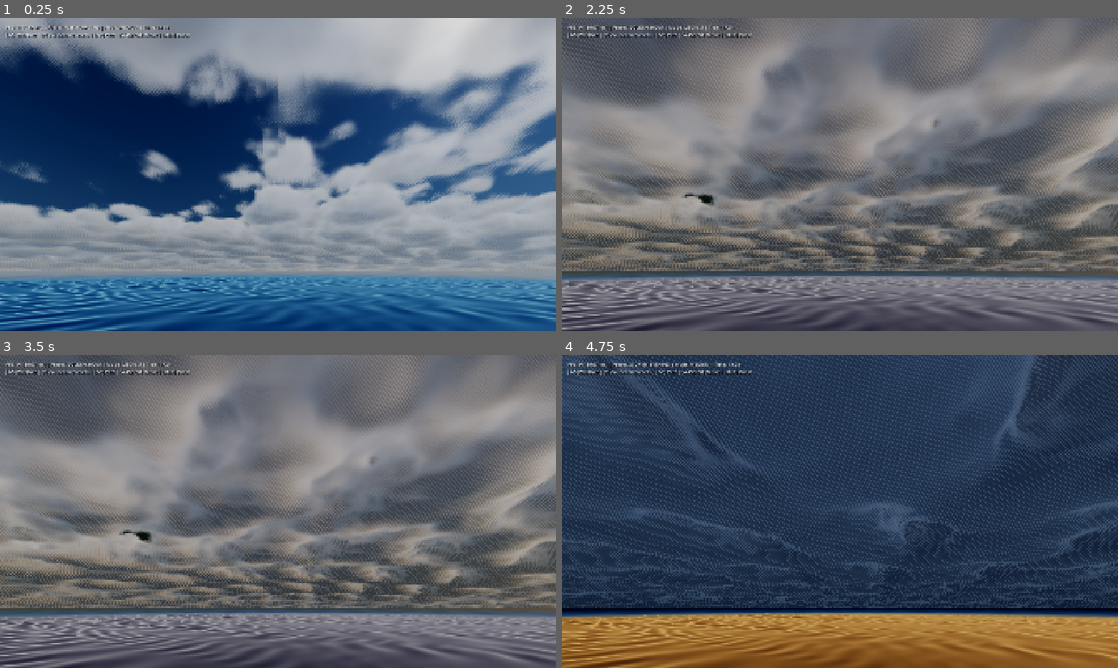
Above: before the commit, frames 1-4 (two rows, left to right).
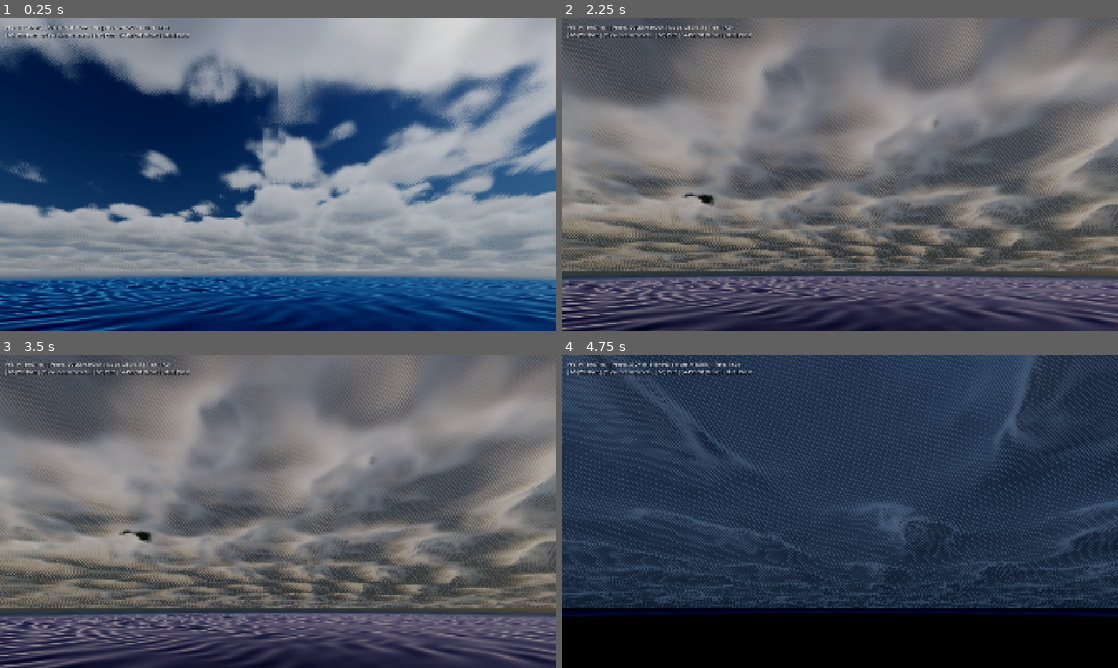
Above: after the commit, the same moments.

Repository: rlsl0422/godot-simple-sky
Game: Godot game, scene res://scenes/main_showcase.tscn
Same seed, same stepped clock (60 frames per second), same inputs: the game is played once before the commit and once after it.
Inputs (mouse positions are in pixels of both pictures, inside the frame that each line leads up to):
- Up to frame 1 (0.25 s): no input
- Up to frame 2 (2.25 s): tap Enter at 0.5 s; move the mouse to (962, 158) at 0.52 s; hold D 0.53-1.25 s; tap 1 at 0.6 s; click (962, 158) at 0.67 s; tap Space at 0.77 s; drag from (728, 190) to (812, 237) at 1.27 s; move the mouse to (895, 105) at 2.02 s; hold D from 2.03 s (still down); tap 3 at 2.1 s
- Up to frame 3 (3.5 s): release D at 2.75 s; drag from (250, 574) to (111, 464) at 2.77 s
- Up to frame 4 (4.75 s): move the mouse to (1006, 558) at 3.52 s; hold A 3.53-4.25 s; tap 5 at 3.6 s; tap Space at 3.77 s; drag from (673, 464) to (756, 433) at 4.27 s

The runs differ from the first frame. In frame 1, 17% of the frame differs, in the area x 0-100%, y 82-100%; in frame 2, 18%; in frame 3, 18%; in frame 4, 18%, in the area x 0-100%, y 81-100%.

Commit message:
fix(ocean): 24h astronomical physical ocean color model, resolve 2:30am golden sea bug, and deepen daytime ocean color

Diff:
--- a/scenes/main_showcase.tscn
+++ b/scenes/main_showcase.tscn
@@ -23,7 +23,7 @@
 shader_parameter/mie_strength = 1.2
 shader_parameter/ozone_strength = 1.2
 shader_parameter/ground_color = Color(0.18, 0.22, 0.2, 1)
-shader_parameter/deep_water_color = Color(0.012, 0.08, 0.22, 1)
+shader_parameter/deep_water_color = Color(0.004, 0.026, 0.085, 1)
 shader_parameter/clouds_enabled = true
 shader_parameter/base_noise_tex = ExtResource("2_owdof")
 shader_parameter/detail_noise_tex = ExtResource("3_fkctd")
@@ -80,8 +80,8 @@
 shader_parameter/wave_speed = 1.8
 shader_parameter/wave_steepness = 0.72
 shader_parameter/primary_wind_dir = Vector2(0.9063078, 0.42261827)
-shader_parameter/deep_water_color = Color(0.012, 0.08, 0.22, 1)
-shader_parameter/shallow_water_color = Color(0.04, 0.32, 0.48, 1)
+shader_parameter/deep_water_color = Color(0.003, 0.022, 0.075, 1)
+shader_parameter/shallow_water_color = Color(0.015, 0.12, 0.18, 1)
 shader_parameter/sss_color = Color(0.03, 0.28, 0.32, 1)
 shader_parameter/sss_intensity = 1.1
 shader_parameter/water_clarity = 15.0
@@ -96,8 +96,8 @@
 shader_parameter/sun_direction = Vector3(0.6087615, 0.7760167, -0.16494745)
 shader_parameter/sun_color = Color(1, 0.95, 0.88, 1)
 shader_parameter/sun_intensity = 10.0
-shader_parameter/sky_ambient_color = Color(0.06, 0.22, 0.52, 1)
-shader_parameter/sky_horizon_color = Color(0.26, 0.52, 0.76, 1)
+shader_parameter/sky_ambient_color = Color(0.035, 0.12, 0.35, 1)
+shader_parameter/sky_horizon_color = Color(0.14, 0.34, 0.58, 1)
 shader_parameter/fade_inner_radius = 1400.0
 shader_parameter/fade_outer_radius = 2400.0
 shader_parameter/custom_time = 353.461
--- a/scripts/atmosphere_cloud_controller.gd
+++ b/scripts/atmosphere_cloud_controller.gd
@@ -169,9 +169,12 @@
 @export var animate_time: bool = true
 @export_range(0.0, 10.0, 0.1) var time_progression_speed: float = 0.05 ## Hours per real-time minute
 
-# Internal references
+# Internal references & dynamic lighting state
 var _sky_material: ShaderMaterial
 var _current_sun_direction: Vector3 = Vector3(0.0, 0.5, -0.866)
+var current_sun_direction: Vector3 = Vector3(0.0, 0.5, -0.866)
+var current_sun_color: Color = Color(1.0, 0.96, 0.90)
+var current_sun_energy: float = 24.0
 
 func _ready() -> void:
 	_setup_materials_and_textures()
@@ -262,6 +265,10 @@
 		# Night: Moon/starlight ambient
 		dynamic_sun_color = Color(0.15, 0.22, 0.35)
 		dynamic_energy = 0.5
+
+	current_sun_direction = _current_sun_direction
+	current_sun_color = dynamic_sun_color
+	current_sun_energy = dynamic_energy
 
 	_update_material_uniform("sun_direction", _current_sun_direction)
 	_update_material_uniform("sun_color", Vector3(dynamic_sun_color.r, dynamic_sun_color.g, dynamic_sun_color.b))
--- a/scripts/benchmark_harness.gd
+++ b/scripts/benchmark_harness.gd
@@ -21,11 +21,29 @@
 var _cov_step_idx: int = 0
 var _cov_step_frames: int = 0
 
+var _is_time_test: bool = false
+var _time_test_steps: Array[Dictionary] = [
+	{"time": 0.0, "name": "time_00h_midnight.png", "desc": "00:00 Midnight (Deep Navy Sea)"},
+	{"time": 2.55, "name": "time_02h30_user_reported.png", "desc": "02:33 Deep Night (User Reported Bug Fixed)"},
+	{"time": 4.0, "name": "time_04h_dawn.png", "desc": "04:00 Dawn Twilight (Astronomical Dusk)"},
+	{"time": 8.0, "name": "time_08h_morning.png", "desc": "08:00 Morning (Vibrant Azure Ocean)"},
+	{"time": 12.0, "name": "time_12h_noon.png", "desc": "12:00 Solar Noon (Deep Ultramarine/Navy Ocean)"},
+	{"time": 16.0, "name": "time_16h_afternoon.png", "desc": "16:00 Afternoon (Deep Sapphire Ocean & Sun Glitter)"},
+	{"time": 18.0, "name": "time_18h_sunset.png", "desc": "18:00 Golden Sunset (Warm Amber Specular Lane)"},
+	{"time": 20.0, "name": "time_20h_dusk.png", "desc": "20:00 Dusk Twilight (Evening Post-Sunset)"}
+]
+var _time_step_idx: int = 0
+var _time_step_frames: int = 0
+
 func _ready() -> void:
 	# Check command line args
 	var args = OS.get_cmdline_args()
 	var user_args = OS.get_cmdline_user_args()
-	if "--coverage-test" in args or "--coverage-test" in user_args:
+	if "--time-test" in args or "--time-test" in user_args:
+		_is_time_test = true
+		auto_benchmark = false
+		print("[BenchmarkHarness] Activated --time-test mode (4-hour intervals + 2:30 AM bug verification)!")
+	elif "--coverage-test" in args or "--coverage-test" in user_args:
 		_is_coverage_test = true
 		auto_benchmark = false
 		print("[BenchmarkHarness] Activated --coverage-test mode!")
@@ -50,6 +68,10 @@
 			CloudController.PerformanceMode.keys()[controller.performance_mode],
 			controller.time_of_day
 		]
+
+	if _is_time_test:
+		_process_time_test()
+		return
 
 	if _is_coverage_test:
 		_process_coverage_test()
@@ -311,3 +333,41 @@
 		print("[BenchmarkHarness] Saved %s successfully!" % fname)
 		_cov_step_idx += 1
 		_cov_step_frames = 0
+
+func _process_time_test() -> void:
+	if _time_step_idx >= _time_test_steps.size():
+		print("[BenchmarkHarness] All 4-hour time test captures complete! Exiting...")
+		get_tree().quit()
+		return
+
+	var step = _time_test_steps[_time_step_idx]
+	var tod: float = step["time"]
+	var fname: String = step["name"]
+	var fdesc: String = step["desc"]
+
+	if _time_step_frames == 0:
+		print("[BenchmarkHarness] === Time Test Step %d/%d: %s (time_of_day = %.2f) ===" % [
+			_time_step_idx + 1, _time_test_steps.size(), fdesc, tod
+		])
+		controller.animate_time = false
+		controller.sun_latitude = 12.0
+		controller.sun_intensity = 10.0
+		controller.cloud_coverage = 0.43
+		controller.cloud_density = 0.65
+		# Ensure time_of_day is applied AFTER preset to avoid preset overriding it
+		controller.weather_preset = CloudController.WeatherPreset.CUSTOM
+		controller.time_of_day = tod
+
+		# Camera setup: exactly matches user's screenshot view
+		# Viewing submerged CSGBox3D contact line, ocean surface waves, sea horizon, and sky/clouds
+		camera.global_position = Vector3(0.64, 4.2, 9.5)
+		var target = Vector3(0.64, 0.2, -15.0)
+		camera.look_at_from_position(camera.global_position, target, Vector3.UP)
+
+	_time_step_frames += 1
+	# Allow 30 frames for shader compilation, water settling, and temporal AA
+	if _time_step_frames >= 30:
+		_capture_screenshot(fname)
+		print("[BenchmarkHarness] Saved %s (%s) successfully!" % [fname, fdesc])
+		_time_step_idx += 1
+		_time_step_frames = 0
--- a/scripts/ocean_controller.gd
+++ b/scripts/ocean_controller.gd
@@ -83,7 +83,7 @@
 # ==========================================
 @export_group("Water Optics")
 ## Deep water body color. Controls the deep indigo/sapphire upwelling radiance scattered back from the ocean volume.
-@export var deep_water_color: Color = Color(0.006, 0.040, 0.115):
+@export var deep_water_color: Color = Color(0.004, 0.026, 0.085):
 	set(val):
 		deep_water_color = val
 		_update_ocean_uniform("deep_water_color", Vector3(val.r, val.g, val.b))
@@ -315,20 +315,67 @@
 	if not atmosphere_controller:
 		return
 
-	var sun_dir = atmosphere_controller._current_sun_direction
-	var sun_col = atmosphere_controller.sun_color
-	var sun_int = atmosphere_controller.sun_intensity
+	var sun_dir = atmosphere_controller.current_sun_direction if ("current_sun_direction" in atmosphere_controller) else atmosphere_controller._current_sun_direction
+	var sun_col = atmosphere_controller.current_sun_color if ("current_sun_color" in atmosphere_controller) else atmosphere_controller.sun_color
+	var sun_int = atmosphere_controller.current_sun_energy if ("current_sun_energy" in atmosphere_controller) else atmosphere_controller.sun_intensity
 	var time_sec = Time.get_ticks_msec() * 0.001
 
-	# Approximate sky ambient & horizon colors from solar elevation
-	var sun_height = clampf(sun_dir.y, 0.0, 1.0)
-	var sky_amb = Color(0.06, 0.22, 0.52).lerp(Color(0.85, 0.45, 0.20), clampf((0.2 - sun_dir.y) * 4.0, 0.0, 1.0))
-	var sky_hor = Color(0.26, 0.52, 0.76).lerp(Color(0.95, 0.55, 0.25), clampf((0.2 - sun_dir.y) * 4.0, 0.0, 1.0))
+	# Physical 24-Hour Day-Night Sky & Horizon Optical Model:
+	# Solves atmospheric sky dome radiance and sea horizon reflectance across all solar elevations.
+	var sun_y = sun_dir.y
+	var sky_amb: Color
+	var sky_hor: Color
+	var effective_sun_energy: float
+
+	# Solar Elevation Thresholds:
+	# sun_y >= 0.15: Broad Daylight (deep atmospheric blue zenith, deep maritime horizon)
+	# 0.02 < sun_y < 0.15: Golden Hour Sunset/Sunrise (amber horizon, violet-blue sky)
+	# -0.15 <= sun_y <= 0.02: Twilight / Dusk (golden sunset fading rapidly to indigo dusk)
+	# sun_y < -0.15: Deep Night / Midnight (dark obsidian navy sea, deep midnight indigo sky)
+
+	if sun_y >= 0.15:
+		# 1. Daylight: High sun elevation
+		# Deeper maritime sky tones to ensure rich deep ultramarine/navy ocean rather than pale sky blue
+		sky_amb = Color(0.035, 0.120, 0.350)
+		sky_hor = Color(0.140, 0.340, 0.580)
+		effective_sun_energy = sun_int
+	elif sun_y > 0.02:
+		# 2. Transition: Daylight <-> Golden Hour (Sunset / Sunrise)
+		var t = clampf((0.15 - sun_y) / 0.13, 0.0, 1.0)
+		var day_amb = Color(0.035, 0.120, 0.350)
+		var day_hor = Color(0.140, 0.340, 0.580)
+		var sunset_amb = Color(0.160, 0.120, 0.300)
+		var sunset_hor = Color(0.950, 0.480, 0.180)
+		sky_amb = day_amb.lerp(sunset_amb, t)
+		sky_hor = day_hor.lerp(sunset_hor, t)
+		effective_sun_energy = sun_int
+	elif sun_y >= -0.15:
+		# 3. Transition: Golden Hour <-> Twilight / Dusk (Sun below horizon)
+		var t = clampf((0.02 - sun_y) / 0.17, 0.0, 1.0)
+		var sunset_amb = Color(0.160, 0.120, 0.300)
+		var sunset_hor = Color(0.950, 0.480, 0.180)
+		var twilight_amb = Color(0.008, 0.015, 0.038)
+		var twilight_hor = Color(0.018, 0.032, 0.075)
+		sky_amb = sunset_amb.lerp(twilight_amb, t)
+		sky_hor = sunset_hor.lerp(twilight_hor, t)
+		# Direct sun energy cuts off rapidly when sun sets below horizon
+		effective_sun_energy = lerpf(sun_int * 0.4, 0.0, t)
+	else:
+		# 4. Deep Night / Midnight (e.g. 2:30 AM, 00:00 AM, 04:00 AM)
+		# Deep midnight navy/indigo tones (진한 군청색 밤바다)
+		var t = clampf((-0.15 - sun_y) / 0.15, 0.0, 1.0)
+		var twilight_amb = Color(0.008, 0.015, 0.038)
+		var twilight_hor = Color(0.018, 0.032, 0.075)
+		var night_amb = Color(0.0015, 0.0035, 0.010)
+		var night_hor = Color(0.0035, 0.0080, 0.020)
+		sky_amb = twilight_amb.lerp(night_amb, t)
+		sky_hor = twilight_hor.lerp(night_hor, t)
+		effective_sun_energy = 0.0
 
 	if _ocean_mat:
 		_ocean_mat.set_shader_parameter("sun_direction", sun_dir)
 		_ocean_mat.set_shader_parameter("sun_color", Vector3(sun_col.r, sun_col.g, sun_col.b))
-		_ocean_mat.set_shader_parameter("sun_intensity", sun_int)
+		_ocean_mat.set_shader_parameter("sun_intensity", effective_sun_energy)
 		_ocean_mat.set_shader_parameter("sky_ambient_color", Vector3(sky_amb.r, sky_amb.g, sky_amb.b))
 		_ocean_mat.set_shader_parameter("sky_horizon_color", Vector3(sky_hor.r, sky_hor.g, sky_hor.b))
 		_ocean_mat.set_shader_parameter("custom_time", time_sec)
@@ -342,7 +389,7 @@
 	if _underwater_mat:
 		_underwater_mat.set_shader_parameter("sun_direction", sun_dir)
 		_underwater_mat.set_shader_parameter("sun_color", Vector3(sun_col.r, sun_col.g, sun_col.b))
-		_underwater_mat.set_shader_parameter("sun_intensity", sun_int)
+		_underwater_mat.set_shader_parameter("sun_intensity", effective_sun_energy)
 		_underwater_mat.set_shader_parameter("custom_time", time_sec)
 
 func _update_wind_direction() -> void:
@@ -410,7 +457,7 @@
 			wave_length = 38.0
 			wave_speed = 1.2
 			wave_steepness = 0.55
-			deep_water_color = Color(0.007, 0.045, 0.125)
+			deep_water_color = Color(0.004, 0.026, 0.085)
 			water_clarity = 22.0
 			surface_roughness = 0.06
 			crest_foam_threshold = 0.74
@@ -424,7 +471,7 @@
 			wave_length = 55.0
 			wave_speed = 1.8
 			wave_steepness = 0.72
-			deep_water_color = Color(0.006, 0.040, 0.115)
+			deep_water_color = Color(0.003, 0.022, 0.075)
 			water_clarity = 15.0
 			surface_roughness = 0.08
 			crest_foam_threshold = 0.52
--- a/shaders/atmosphere_clouds.gdshader
+++ b/shaders/atmosphere_clouds.gdshader
@@ -22,7 +22,7 @@
 uniform float mie_strength : hint_range(0.0, 5.0, 0.1) = 1.2;
 uniform float ozone_strength : hint_range(0.0, 4.0, 0.1) = 1.2;
 uniform vec3 ground_color : source_color = vec3(0.18, 0.22, 0.20);
-uniform vec3 deep_water_color : source_color = vec3(0.012, 0.080, 0.220);
+uniform vec3 deep_water_color : source_color = vec3(0.004, 0.026, 0.085);
 
 // ==========================================
 // UNIFORMS: VOLUMETRIC CLOUDS
@@ -372,11 +372,13 @@
 	float alpha2 = 0.02;
 	float denom = (NdotH * NdotH * (alpha2 - 1.0) + 1.0);
 	float D = alpha2 / (3.14159265 * denom * denom + 0.0001);
-	vec3 specular = sun_light_color * D * fresnel * clamp(sun_dir.y * 1.5, 0.0, 1.0) * 0.35;
+	float sun_above_horizon = smoothstep(-0.04, 0.06, sun_dir.y);
+	float sun_elev = sun_above_horizon * clamp(sun_dir.y, 0.0, 1.0);
+	vec3 specular = sun_light_color * D * fresnel * clamp(sun_dir.y * 1.5, 0.0, 1.0) * 0.35 * sun_above_horizon;
 
 	// Deep Ocean Base Color + Fresnel Reflection of Sky
-	vec3 diffuse_water = deep_water_color * (sun_light_color * 0.07 * clamp(sun_dir.y, 0.05, 1.0) + sky_color * 0.70);
-	vec3 reflected_sky = mix(sky_color * 0.75, vec3(0.18, 0.38, 0.65), 0.45);
+	vec3 diffuse_water = deep_water_color * (sun_light_color * 0.07 * sun_elev + sky_color * 0.70);
+	vec3 reflected_sky = mix(sky_color * 0.75, vec3(0.06, 0.18, 0.38), 0.40);
 	vec3 ocean_surface = mix(diffuse_water, reflected_sky, fresnel) + specular;
 
 	return ocean_surface;
--- a/shaders/ocean_surface.gdshader
+++ b/shaders/ocean_surface.gdshader
@@ -28,8 +28,8 @@
 // UNIFORMS: WATER OPTICS & COLORS
 // ==========================================
 group_uniforms Water_Optics;
-uniform vec3 deep_water_color : source_color = vec3(0.012, 0.080, 0.220);
-uniform vec3 shallow_water_color : source_color = vec3(0.040, 0.320, 0.480);
+uniform vec3 deep_water_color : source_color = vec3(0.004, 0.026, 0.085);
+uniform vec3 shallow_water_color : source_color = vec3(0.015, 0.120, 0.180);
 uniform vec3 sss_color : source_color = vec3(0.03, 0.28, 0.32);
 uniform float sss_intensity : hint_range(0.0, 5.0, 0.1) = 1.0;
 uniform float water_clarity : hint_range(1.0, 80.0, 1.0) = 22.0;
@@ -54,8 +54,8 @@
 uniform vec3 sun_direction = vec3(0.0, 0.5, -0.866);
 uniform vec3 sun_color : source_color = vec3(1.0, 0.95, 0.88);
 uniform float sun_intensity : hint_range(0.0, 50.0, 0.1) = 22.0;
-uniform vec3 sky_ambient_color : source_color = vec3(0.06, 0.22, 0.52);
-uniform vec3 sky_horizon_color : source_color = vec3(0.26, 0.52, 0.76);
+uniform vec3 sky_ambient_color : source_color = vec3(0.035, 0.120, 0.350);
+uniform vec3 sky_horizon_color : source_color = vec3(0.140, 0.340, 0.580);
 
 // ==========================================
 // UNIFORMS: HORIZON & DISTANCE FADE
@@ -454,7 +454,9 @@
 	float G = g_v * g_l;
 
 	float ggx_spec = (D * G * f_spec) / max(4.0 * NdotV * NdotL, 0.01);
-	vec3 raw_spec = sun_color * (sun_intensity * 3.8) * ggx_spec * clamp(NdotL, 0.0, 1.0);
+	float sun_above_horizon = smoothstep(-0.04, 0.06, sun_direction.y);
+	float sun_elev_factor = sun_above_horizon * clamp(sun_direction.y, 0.0, 1.0);
+	vec3 raw_spec = sun_color * (sun_intensity * 3.8) * ggx_spec * clamp(NdotL, 0.0, 1.0) * sun_above_horizon;
 	// Soft HDR compression strictly prevents FP16 buffer overflow
 	vec3 sun_specular_energy = raw_spec / (vec3(1.0) + raw_spec * (1.0 / 30.0));
 
@@ -468,7 +470,7 @@
 	vec3 sky_reflected = mix(sky_horizon_color, sky_ambient_color, sqrt(sky_elevation)) * wave_ao;
 
 	// Physical Upwelling Radiance (Diffuse water volume backscattering from sun + sky dome)
-	vec3 diffuse_illumination = sun_color * (sun_intensity * 0.07 * clamp(sun_direction.y, 0.05, 1.0)) + sky_ambient_color * 0.70;
+	vec3 diffuse_illumination = sun_color * (sun_intensity * 0.07 * sun_elev_factor) + sky_ambient_color * 0.70;
 	vec3 upwelling_ocean = deep_water_color * diffuse_illumination * wave_ao;
 
 	// Refracted scene color & submerged caustics: only active when solid objects/terrain are submerged underneath
@@ -516,8 +518,8 @@
 	surface_color = mix(surface_color, foam_color, total_foam);
 
 	// Distant planetary ocean model (100% identical optical model to atmosphere_clouds.gdshader)
-	vec3 diffuse_water = deep_water_color * (sun_color * (sun_intensity * 0.07 * clamp(sun_direction.y, 0.05, 1.0)) + sky_ambient_color * 0.70);
-	vec3 dist_reflected_sky = mix(sky_ambient_color * 0.75, sky_horizon_color, 0.45);
+	vec3 diffuse_water = deep_water_color * (sun_color * (sun_intensity * 0.07 * sun_elev_factor) + sky_ambient_color * 0.70);
+	vec3 dist_reflected_sky = mix(sky_ambient_color * 0.75, sky_horizon_color, 0.40);
 	float dist_fresnel = 0.02 + (1.0 - 0.02) * pow(1.0 - NdotV, 5.0);
 	vec3 distant_ocean_color = mix(diffuse_water, dist_reflected_sky, dist_fresnel) + (sun_specular_energy * 0.65);
 
Binary file added: screenshots/time_00h_midnight.png
Binary file added: screenshots/time_02h30_user_reported.png
Binary file added: screenshots/time_04h_dawn.png
Binary file added: screenshots/time_08h_morning.png
Binary file added: screenshots/time_12h_noon.png
Binary file added: screenshots/time_16h_afternoon.png
Binary file added: screenshots/time_18h_sunset.png
Binary file added: screenshots/time_20h_dusk.png
